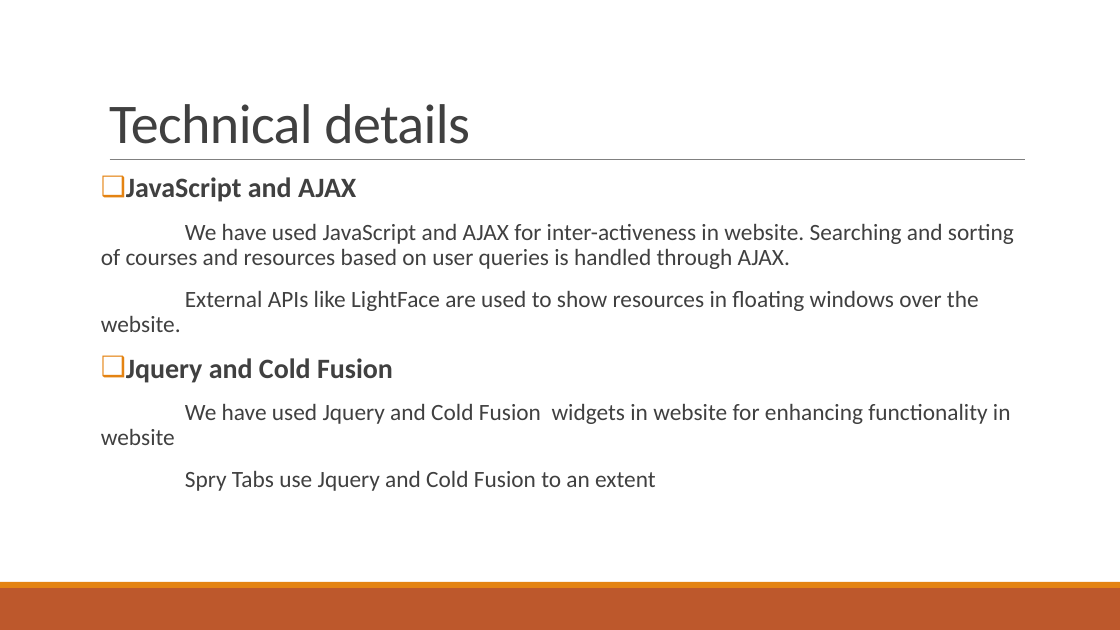
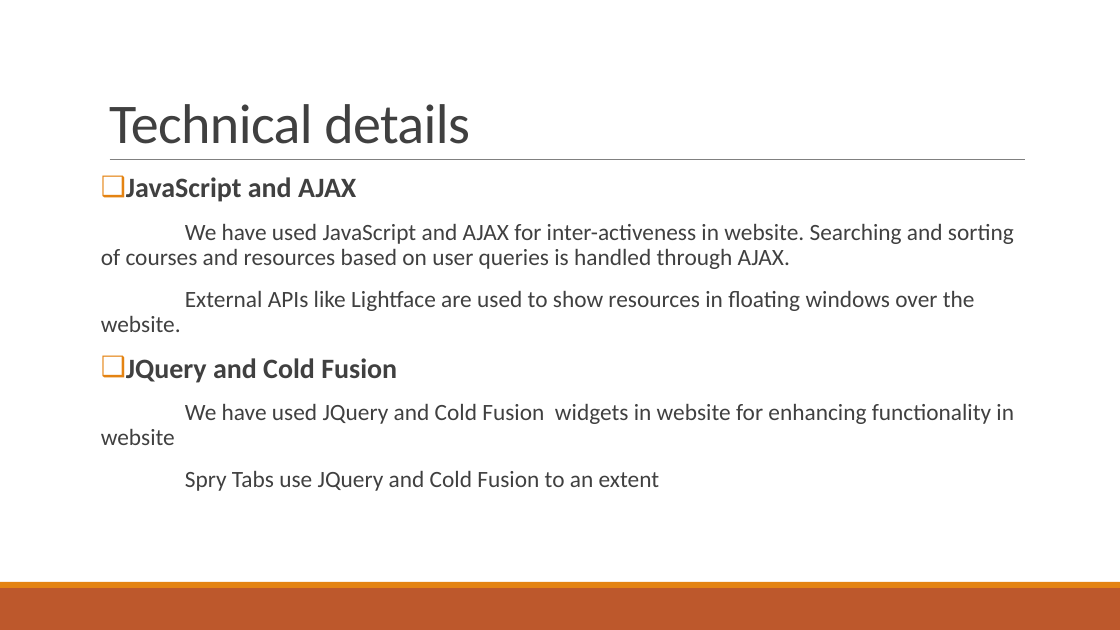
Before and after one commit to creditsuissesk/creditsuisse, a slide deck: slide 11 of virtual library.pptx. Drawn at 1120x630 pixels with LibreOffice and Linux fonts; fonts in the diff are those of the drawing. Boxes give left, top, right and bottom in pixels: in the first picture for what was removed or moved away, otherwise in the second. Text is boxed around its words. In the diff, an @@ line names an element or a change of style, - is before the commit and + after.

```diff
--- a/virtual library.pptx
+++ b/virtual library.pptx
@@ text at box(126, 291, 1014, 491): text changed @@
-External APIs like LightFace are used to show resources in floating windows over the website.
-❑ Jquery and Cold Fusion
-We have used Jquery and Cold Fusion widgets in website for enhancing functionality in website
-Spry Tabs use Jquery and Cold Fusion to an extent
+External APIs like Lightface are used to show resources in floating windows over the website.
+❑ JQuery and Cold Fusion
+We have used JQuery and Cold Fusion widgets in website for enhancing functionality in website
+Spry Tabs use JQuery and Cold Fusion to an extent
```
Also in this commit, not shown: 13 other files.
